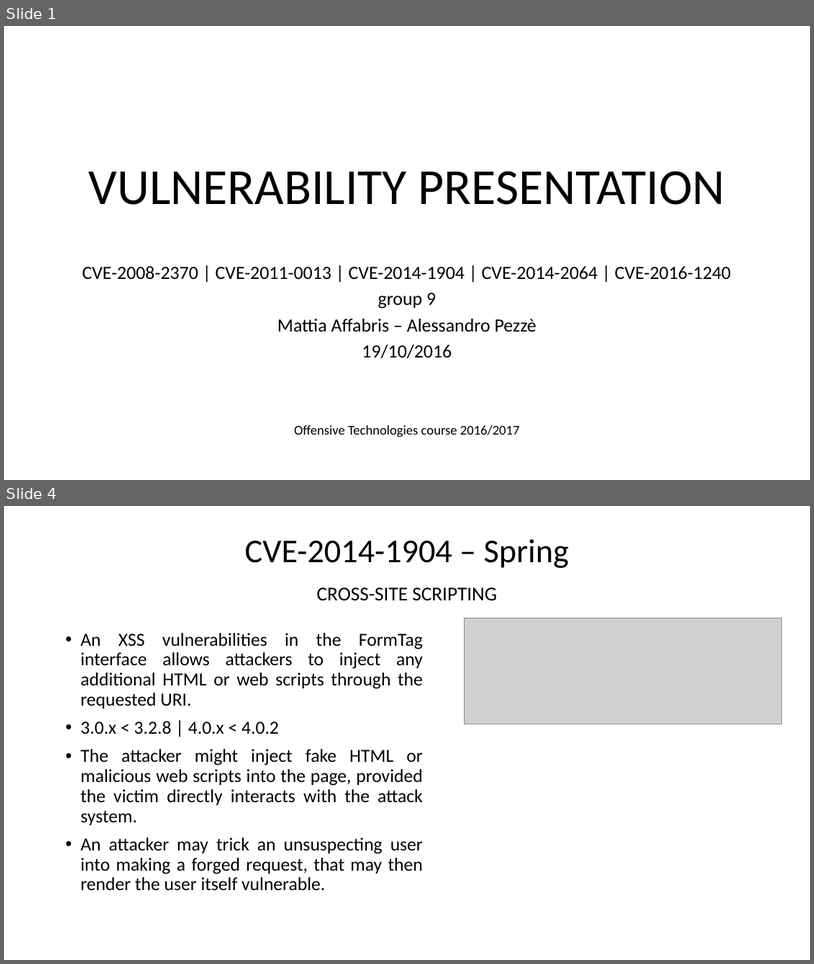
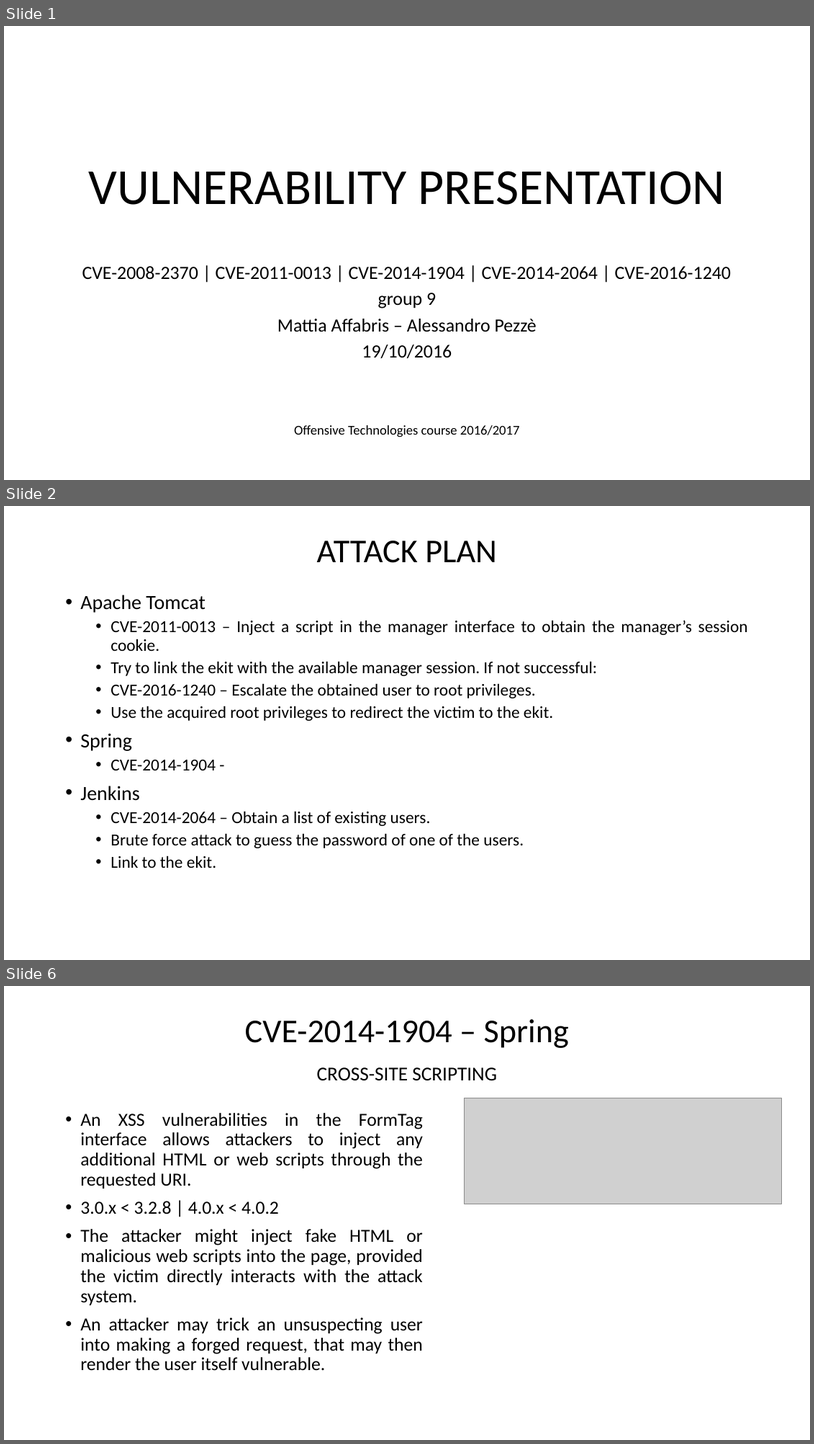
Before and after one commit to Naramsim/Offensive, a slide deck: Vulns Presentation.pptx. Shown one above the other, each under a label of ours: slides 1 and 4 before the commit, slides 1, 2 and 6 after it; the slides between them are not shown. The pictures are 814x964 and 814x1444 pixels, drawn with LibreOffice and Linux fonts; fonts in the diff are those of the drawing; grey boxes stand for pictures. Boxes give left, top, right and bottom in pixels: in the first picture for what was removed or moved away, otherwise in the second. Text is boxed around its words. In the diff, an @@ line names an element or a change of style, - is before the commit and + after.

```diff
--- a/Vulns Presentation.pptx
+++ b/Vulns Presentation.pptx
@@ slide 2 added at [4, 506, 810, 960], background #FFFFFF @@
@@ title added at [317, 541, 497, 563], 39.6 pt, text #000000 @@
+ATTACK PLAN
@@ text added at [80, 595, 748, 867], 20 pt, text #000000 @@
+• Apache Tomcat
+  • CVE-2011-0013 – Inject a script in the manager interface to obtain the manager’s session cookie.
+  • Try to link the ekit with the available manager session. If not successful:
+  • CVE-2016-1240 – Escalate the obtained user to root privileges.
+  • Use the acquired root privileges to redirect the victim to the ekit.
+• Spring
+  • CVE-2014-1904 -
+• Jenkins
+  • CVE-2014-2064 – Obtain a list of existing users.
+  • Brute force attack to guess the password of one of the users.
+  • Link to the ekit.
@@ what was slide 4 is now slide 6 @@
```
Also in this commit, not shown: 4 slides changed.
